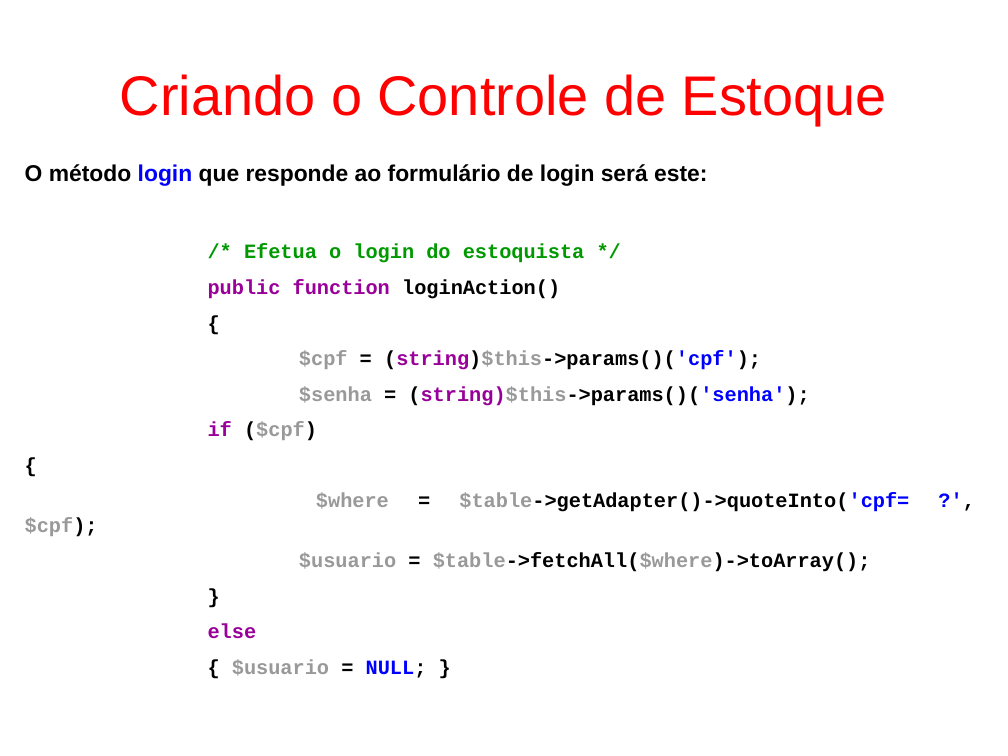
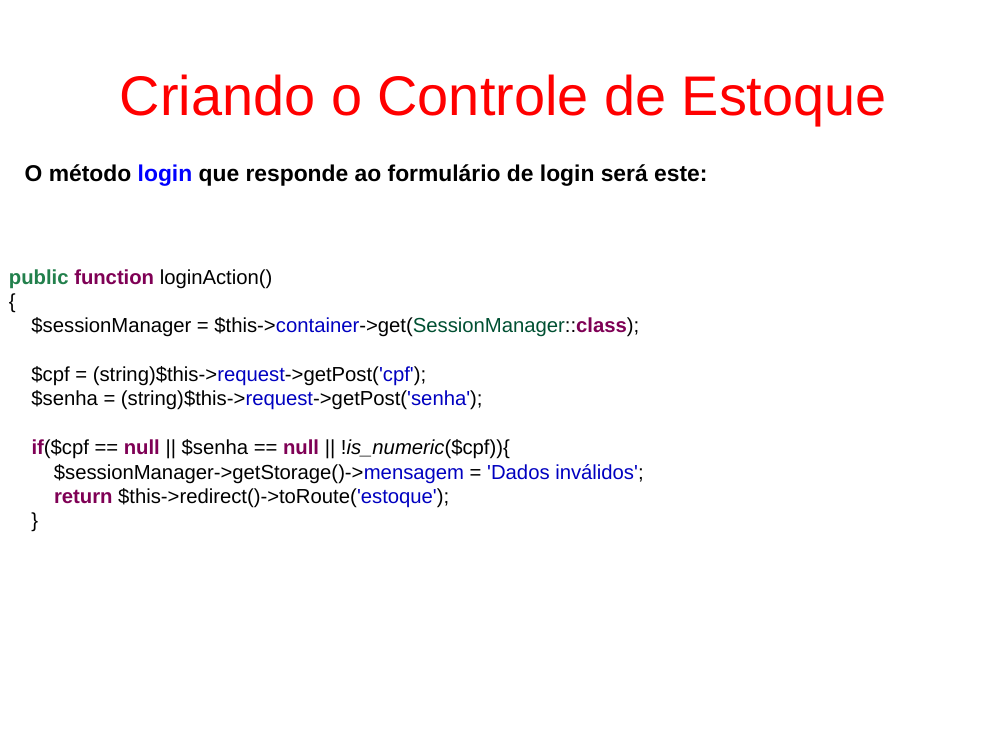
Before and after one commit to fgsl/lojasacme, a slide deck: slide 157 of docs/tutorial.odp (slide 152 before the commit). Drawn at 1008x756 pixels with LibreOffice and Linux fonts; fonts in the diff are those of the drawing. Boxes give left, top, right and bottom in pixels: in the first picture for what was removed or moved away, otherwise in the second. Text is boxed around its words. In the diff, an @@ line names an element or a change of style, - is before the commit and + after.

```diff
--- a/docs/tutorial.odp
+++ b/docs/tutorial.odp
@@ text added at [9,269,643,508], 16 pt, text #000000 @@
+public function loginAction()
+{
+$sessionManager = $this->container->get(SessionManager::class);
+$cpf = (string)$this->request->getPost('cpf');
+$senha = (string)$this->request->getPost('senha');
+if($cpf == null || $senha == null || !is_numeric($cpf)){
+$sessionManager->getStorage()->mensagem = 'Dados inválidos';
+return $this->redirect()->toRoute('estoque');
+}
@@ text at [25,244,909,678]: paragraphs removed @@
-/* Efetua o login do estoquista */
-public function loginAction()
-{
-$cpf = (string)$this->params()('cpf');
-$senha = (string)$this->params()('senha');
-if ($cpf)
-{
-$where = $table->getAdapter()->quoteInto('cpf= ?', $cpf);
-$usuario = $table->fetchAll($where)->toArray();
-}
-else
-{ $usuario = NULL; }
```
Also in this commit, not shown: 53 other slides changed, 12 slides added, 12 slides removed.
